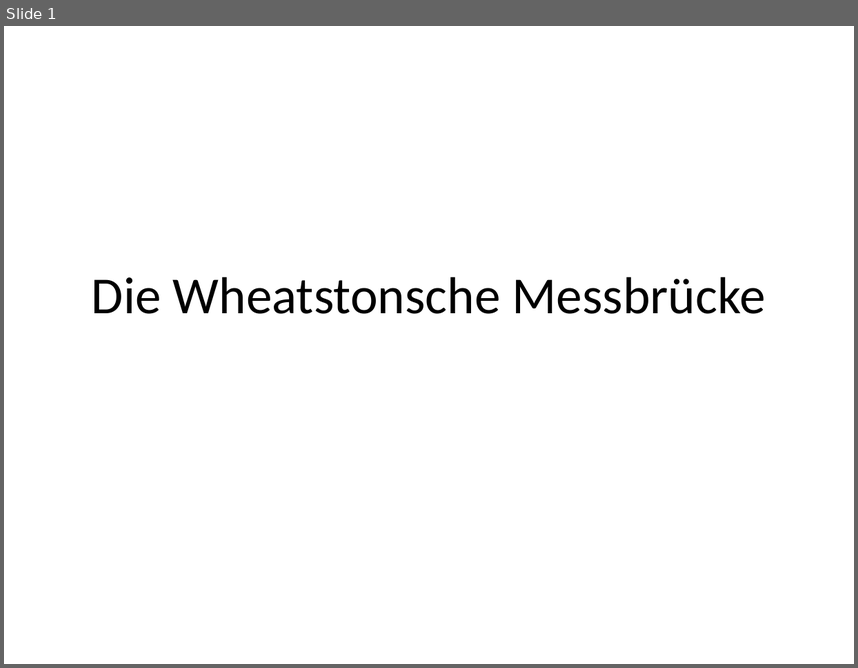
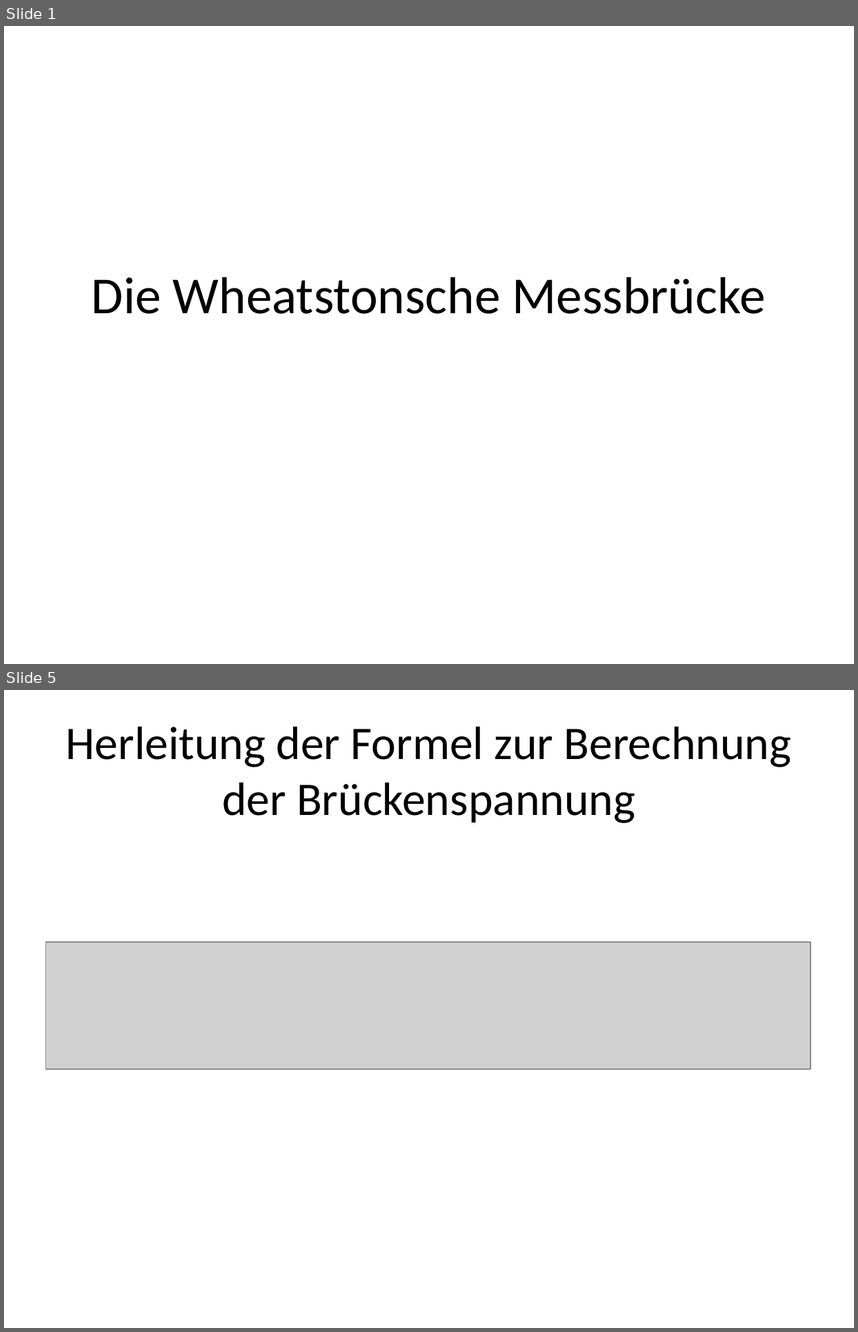
Before and after one commit to Moldavis/foo, a slide deck: Die Wheatstonsche Messbrücke.pptx. Shown one above the other, each under a label of ours: slide 1 before the commit, slides 1 and 5 after it; the slides between them are not shown. The pictures are 858x668 and 858x1332 pixels, drawn with LibreOffice and Linux fonts; fonts in the diff are those of the drawing; grey boxes stand for pictures. Boxes give left, top, right and bottom in pixels: in the first picture for what was removed or moved away, otherwise in the second. Text is boxed around its words. In the diff, an @@ line names an element or a change of style, - is before the commit and + after.

```diff
--- a/Die Wheatstonsche Messbrücke.pptx
+++ b/Die Wheatstonsche Messbrücke.pptx
@@ slide 5 added at <box>4,690,854,1328</box>, background #FFFFFF @@
@@ title added at <box>66,727,792,823</box>, 39.6 pt, text #000000 @@
+Herleitung der Formel zur Berechnung der Brückenspannung
@@ picture added at <box>45,942,811,1068</box> @@
```
Also in this commit, not shown: 3 slides changed, 4 other slides added, 2 slides removed, 3 other files.
